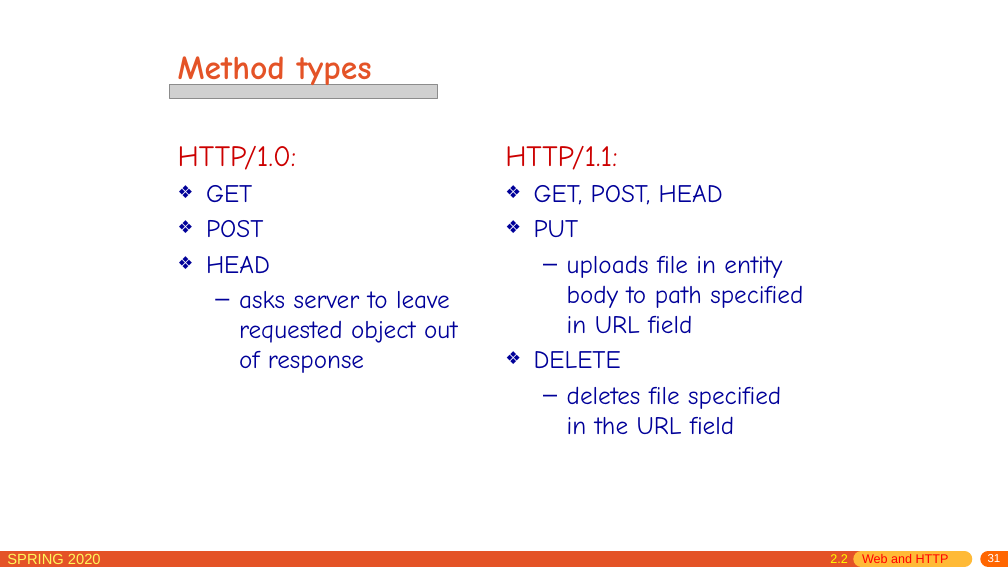
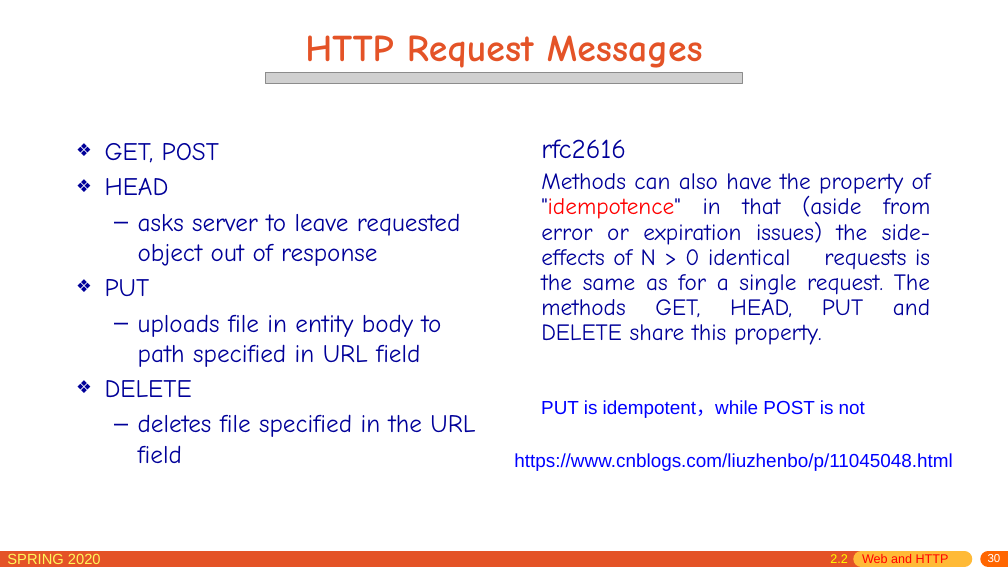
Before and after one commit to network-distributed/presentations, a slide deck: slide 30 of chapter2.pptx (slide 31 before the commit). Drawn at 1008x567 pixels with LibreOffice and Linux fonts; fonts in the diff are those of the drawing; grey boxes stand for pictures. Boxes give left, top, right and bottom in pixels: in the first picture for what was removed or moved away, otherwise in the second. Text is boxed around its words. In the diff, an @@ line names an element or a change of style, - is before the commit and + after.

```diff
--- a/chapter2.pptx
+++ b/chapter2.pptx
@@ title removed at bbox=[178, 56, 372, 90] @@
-Method types
@@ text added at bbox=[305, 35, 703, 74], 36 pt, text #E45327, bold @@
+HTTP Request Messages
@@ picture: place and size @@
-picture at bbox=[169, 85, 437, 98]
+picture at bbox=[266, 73, 743, 83]
@@ text "GET, POST": place and size @@
-text "GET, POST" at bbox=[178, 146, 457, 373]
+text "GET, POST" at bbox=[105, 143, 475, 463]
@@ text at bbox=[105, 143, 219, 163]: text changed; size 28 to 24 pt; text colour #CC0000 to #000099 @@
-HTTP/1.0:
-❖ GET
-❖ POST
+❖ GET, POST
@@ text at bbox=[541, 139, 931, 345]: text changed; size 24 to 22.2 pt @@
-HTTP/1.1:
-❖ GET, POST, HEAD
-❖ PUT
-  – uploads file in entity body to path specified in URL field
-❖ DELETE
-  – deletes file specified in the URL field
+rfc2616
+Methods can also have the property of "idempotence" in that (aside from error or expiration issues) the side-effects of N > 0 identical requests is the same as for a single request. The methods GET, HEAD, PUT and DELETE share this property.
@@ text at bbox=[105, 279, 475, 463]: paragraphs added @@
+❖ PUT
+  – uploads file in entity body to path specified in URL field
+❖ DELETE
+  – deletes file specified in the URL field
@@ text added at bbox=[541, 400, 865, 418], 18 pt, text #0000FF @@
+PUT is idempotent，while POST is not
@@ text added at bbox=[514, 453, 953, 471], 18 pt, text #0000FF @@
+https://www.cnblogs.com/liuzhenbo/p/11045048.html
@@ page number at bbox=[988, 554, 1001, 562]: text changed @@
-31
+30
```
Also in this commit, not shown: 35 other slides changed, 6 slides added, 1 other file.
